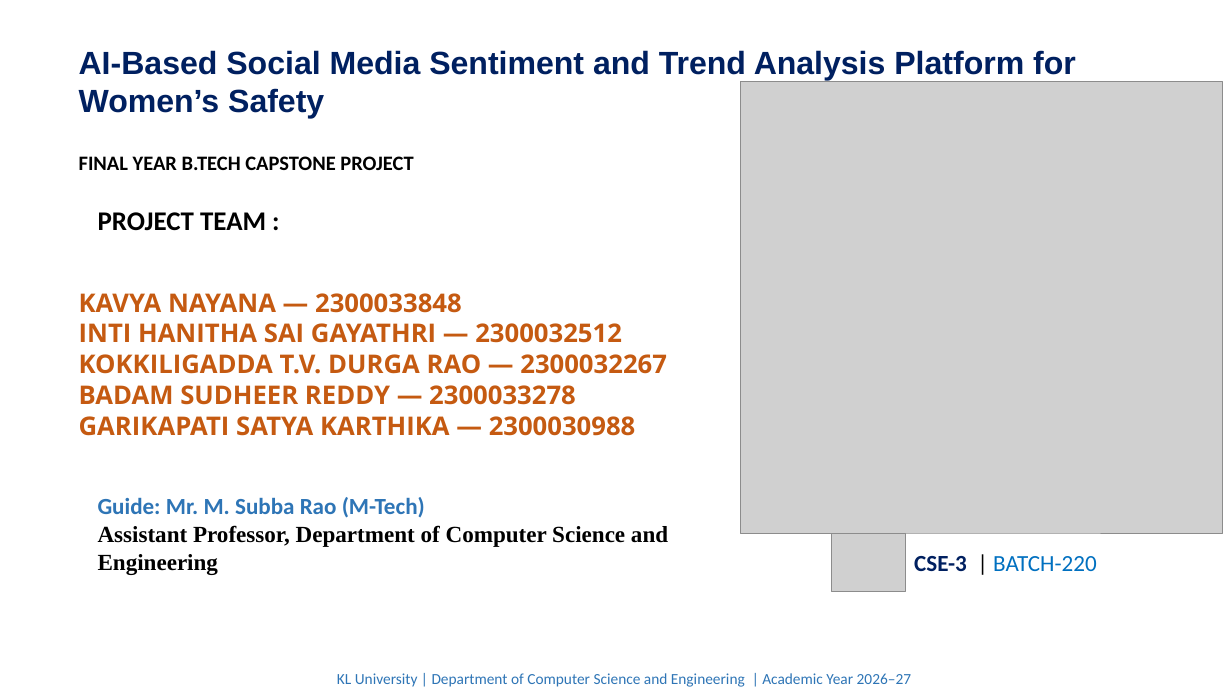
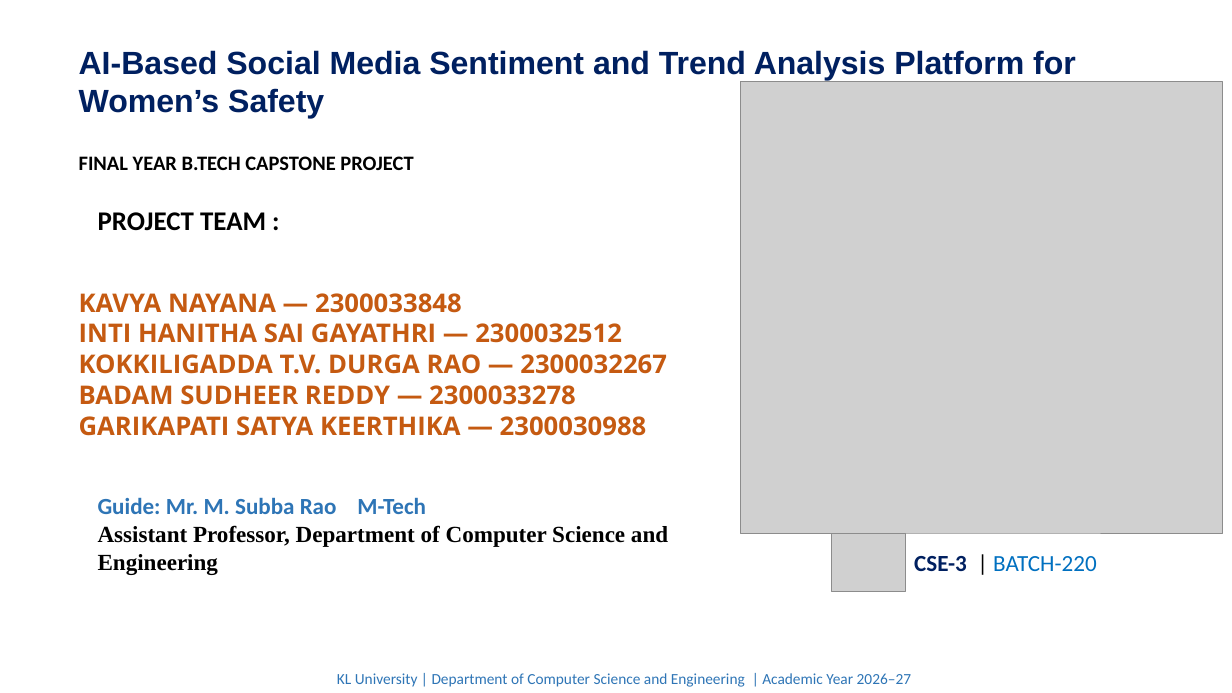
Before and after one commit to Sudheer-badam/CAPSTONE-PROJECT-BATCH-220, a slide deck: slide 1 of CAPSTONE PROJECT PPT-220-2 UPDATED.pptx. Drawn at 1232x693 pixels with LibreOffice and Linux fonts; fonts in the diff are those of the drawing; grey boxes stand for pictures. Boxes give left, top, right and bottom in pixels: in the first picture for what was removed or moved away, otherwise in the second. Text is boxed around its words. In the diff, an @@ line names an element or a change of style, - is before the commit and + after.

```diff
--- a/CAPSTONE PROJECT PPT-220-2 UPDATED.pptx
+++ b/CAPSTONE PROJECT PPT-220-2 UPDATED.pptx
@@ text at [79,293,667,436]: text changed @@
-KAVYA NAYANA — 2300033848
-INTI HANITHA SAI GAYATHRI — 2300032512
-KOKKILIGADDA T.V. DURGA RAO — 2300032267
-BADAM SUDHEER REDDY — 2300033278
-GARIKAPATI SATYA KARTHIKA — 2300030988
+KAVYA NAYANA — 2300033848
+INTI HANITHA SAI GAYATHRI — 2300032512
+KOKKILIGADDA T.V. DURGA RAO — 2300032267
+BADAM SUDHEER REDDY — 2300033278
+GARIKAPATI SATYA KEERTHIKA — 2300030988
@@ text at [98,497,426,514]: text changed @@
-Guide: Mr. M. Subba Rao (M-Tech)
+Guide: Mr. M. Subba Rao M-Tech
```
Also in this commit, not shown: 3 other slides changed, 4 slides added, 3 other files.
